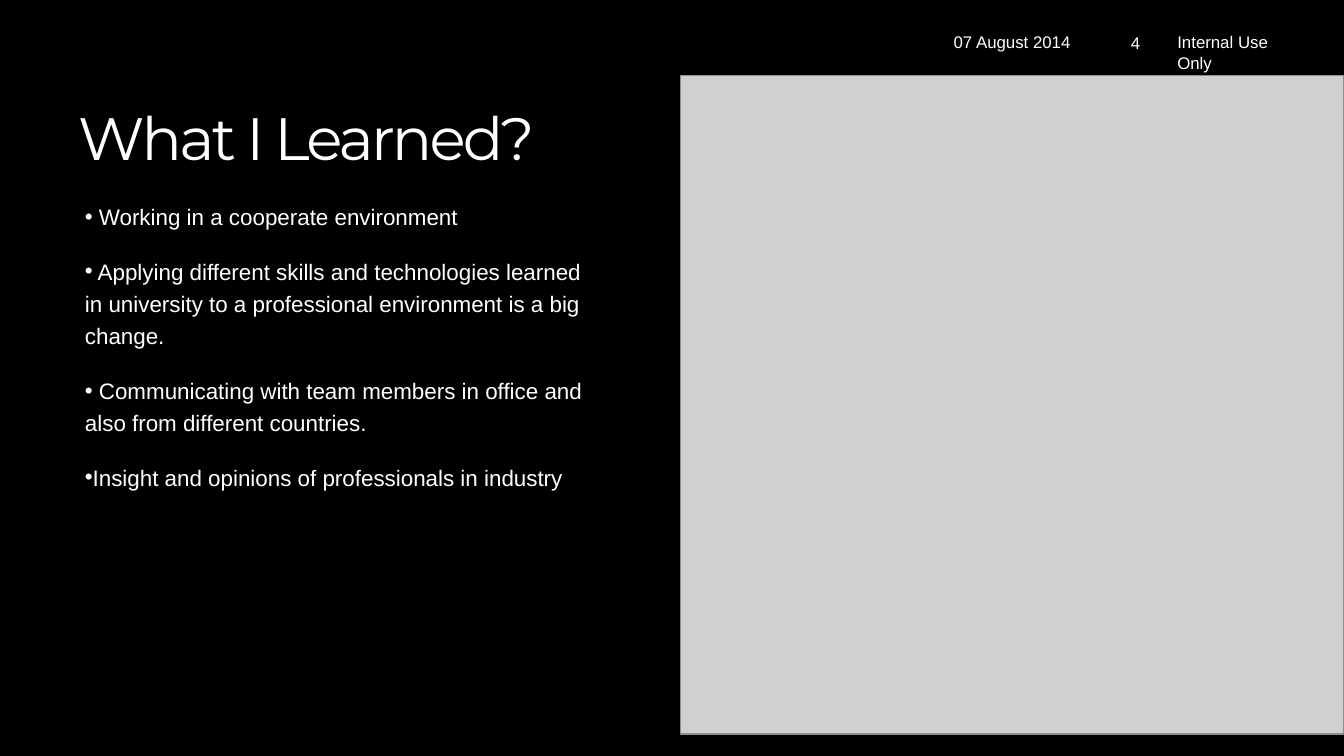
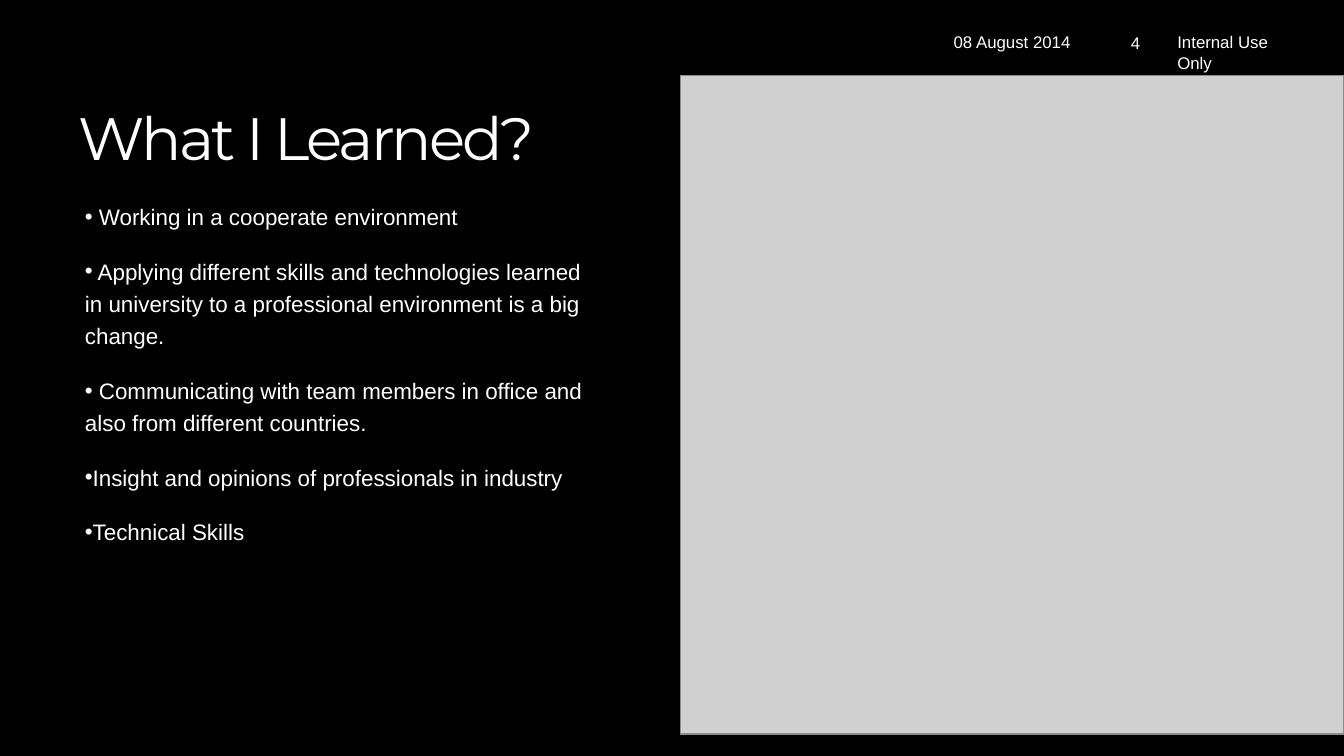
Before and after one commit to kipatelbb1/IoT_res, a slide deck: slide 4 of fts journey.pptx. Drawn at 1344x756 pixels with LibreOffice and Linux fonts; fonts in the diff are those of the drawing; grey boxes stand for pictures; background and template pictures are left out. Boxes give left, top, right and bottom in pixels: in the first picture for what was removed or moved away, otherwise in the second. Text is boxed around its words. In the diff, an @@ line names an element or a change of style, - is before the commit and + after.

```diff
--- a/fts journey.pptx
+++ b/fts journey.pptx
@@ text at (954,36,1070,52): text changed @@
-07 August 2014
+08 August 2014
@@ text at (85,523,244,541): paragraph added @@
+• Technical Skills
```
Also in this commit, not shown: 5 other slides changed, 2 other files.
